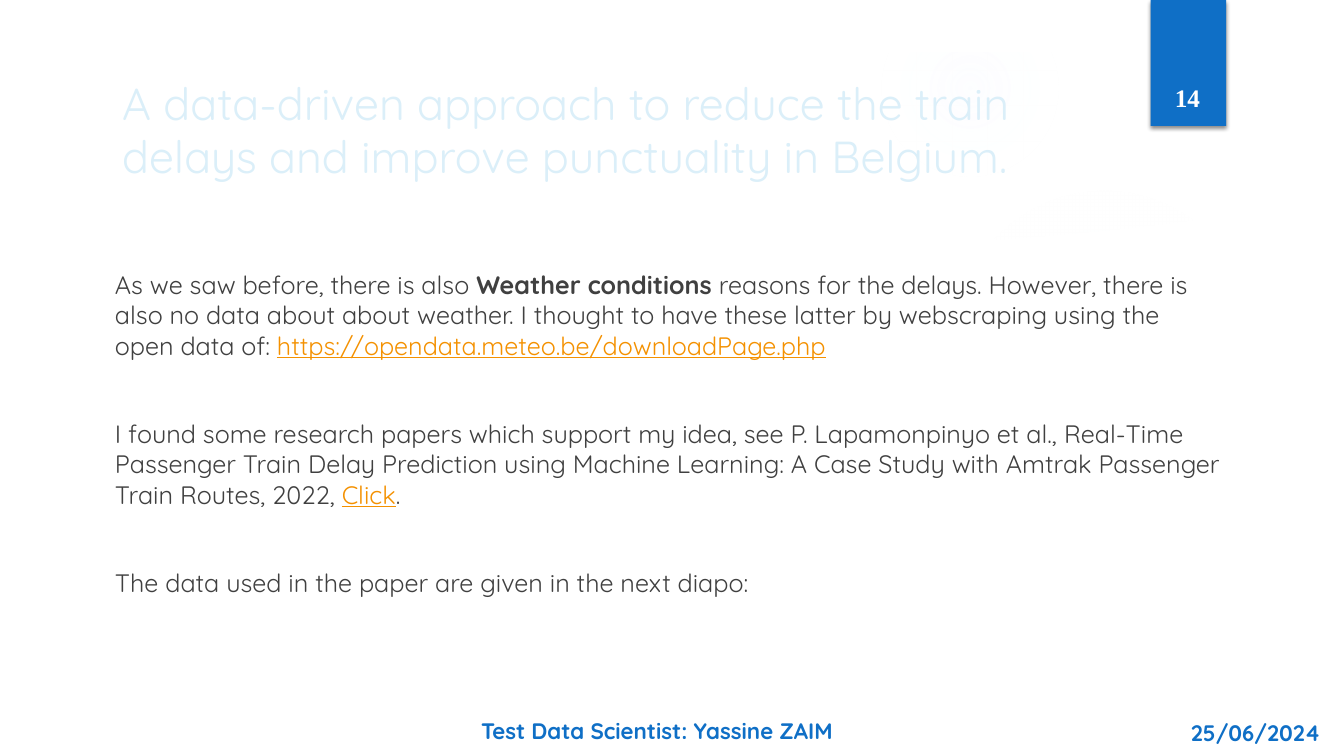
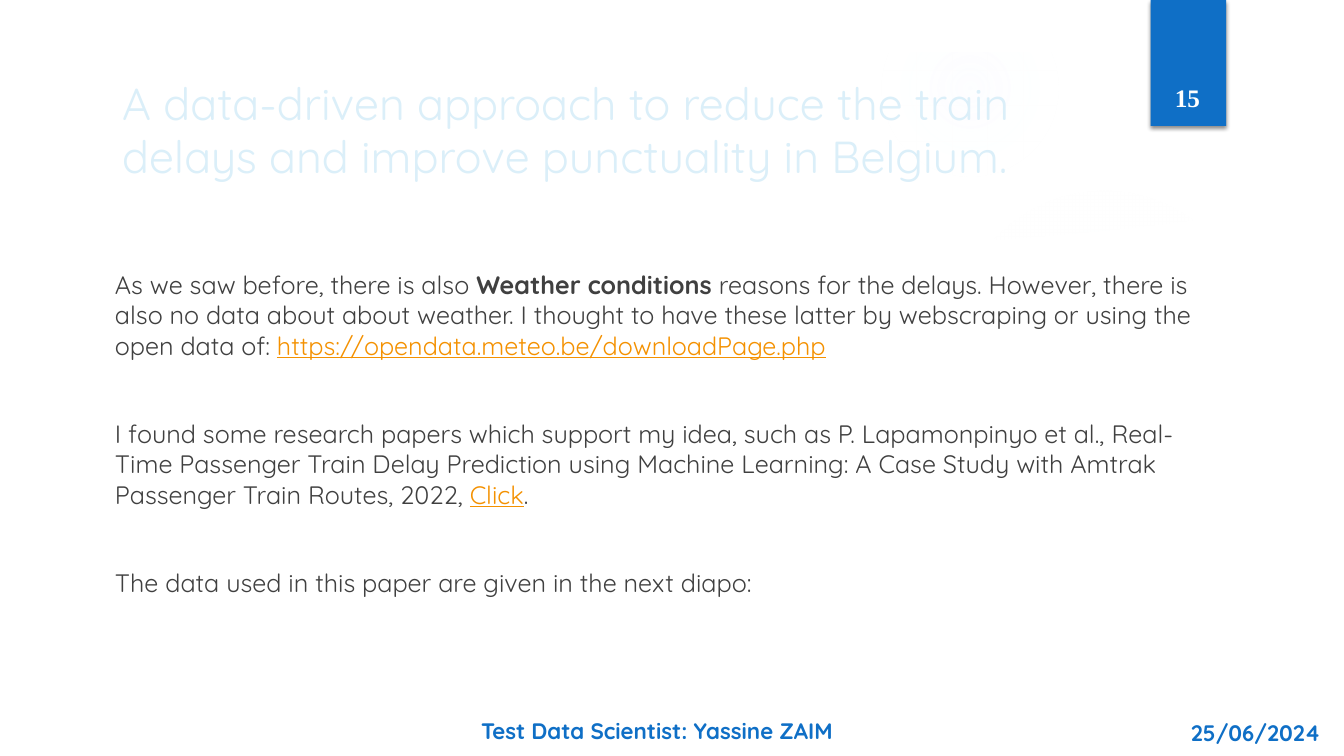
Before and after one commit to ZaimYassine/Ypto-test-Yassine-Zaim, a slide deck: slide 15 of Test_Data_Scientist_Yassine_ZAIM.pptx (slide 14 before the commit). Drawn at 1344x756 pixels with LibreOffice and Linux fonts; fonts in the diff are those of the drawing; background and template pictures are left out. Boxes give left, top, right and bottom in pixels: in the first picture for what was removed or moved away, otherwise in the second. Text is boxed around its words. In the diff, an @@ line names an element or a change of style, - is before the commit and + after.

```diff
--- a/Test_Data_Scientist_Yassine_ZAIM.pptx
+++ b/Test_Data_Scientist_Yassine_ZAIM.pptx
@@ page number at bbox=[1175, 90, 1200, 108]: text changed @@
-14
+15
@@ text at bbox=[115, 275, 1191, 597]: text changed @@
-As we saw before, there is also Weather conditions reasons for the delays. However, there is also no data about about weather. I thought to have these latter by webscraping using the open data of: https://opendata.meteo.be/downloadPage.php
-I found some research papers which support my idea, see P. Lapamonpinyo et al., Real-Time Passenger Train Delay Prediction using Machine Learning: A Case Study with Amtrak Passenger Train Routes, 2022, Click.
-The data used in the paper are given in the next diapo:
+As we saw before, there is also Weather conditions reasons for the delays. However, there is also no data about about weather. I thought to have these latter by webscraping or using the open data of: https://opendata.meteo.be/downloadPage.php
+I found some research papers which support my idea, such as P. Lapamonpinyo et al., Real-Time Passenger Train Delay Prediction using Machine Learning: A Case Study with Amtrak Passenger Train Routes, 2022, Click.
+The data used in this paper are given in the next diapo:
```
Also in this commit, not shown: 11 other slides changed, 1 slide added, 2 other files.
